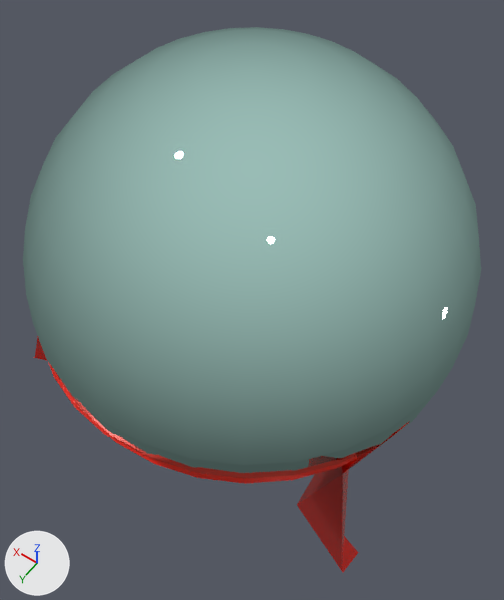
An edit to the Blender file Backuptoyproj214.blend, drawn before and after from the same camera.
Both versions are drawn from a camera (50 mm lens) standing at (-1.37, 8.54, 7.04) and looking at (1.22, 4.91, 1.33). The lights are fixed; the arrows at lower left show +X, +Y and +Z.

Names of what the first picture shows: 'Sphere', 'Wall'.
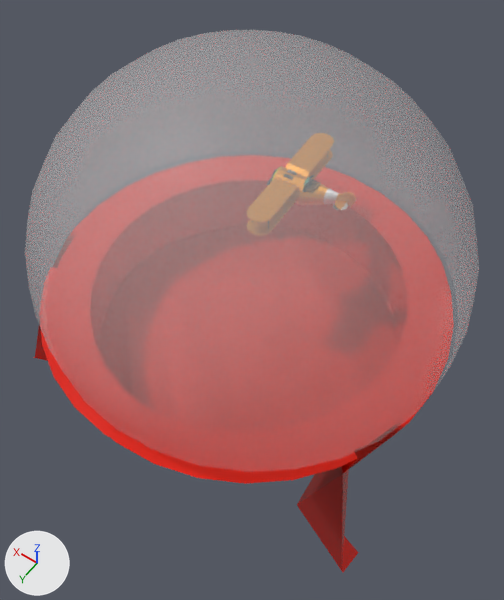
The edits, one by one:
Material 'Material.003' (mat_material_003) is new.
Its base color is (0.8, 0.8, 0.8) (white #e7e7e7).
Its alpha is 0.275.
me_sphere_001 has 321 vertices, 320 faces and spans x -1.23..2.24, y -2.11..1.35, z 0.28..2.35.
me_sphere_001 no longer uses material mat_material_002.
me_sphere_001 now uses material mat_material_003 (white #e7e7e7).
Object 'Sphere' (ob_sphere) moves from (0.76, 5.12, 0.73) to (0.77, 5.12, 0.83).
Object 'Sphere' (ob_sphere) is rescaled from (1.31, 1.31, 1.31) to (1.31, 1.26, 1.26).

Boxes (x1, y1, x2, y2) around the edits, measured in the pictures (504 x 600 px):
'Sphere', recoloured, moved, rescaled
    before: (23, 27, 481, 478)
    after: (25, 30, 479, 472)
